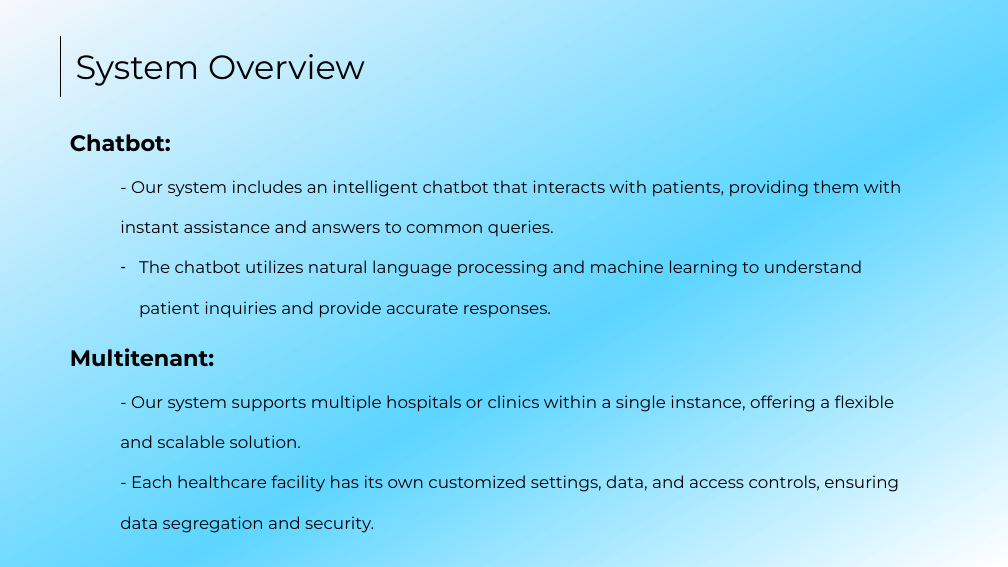
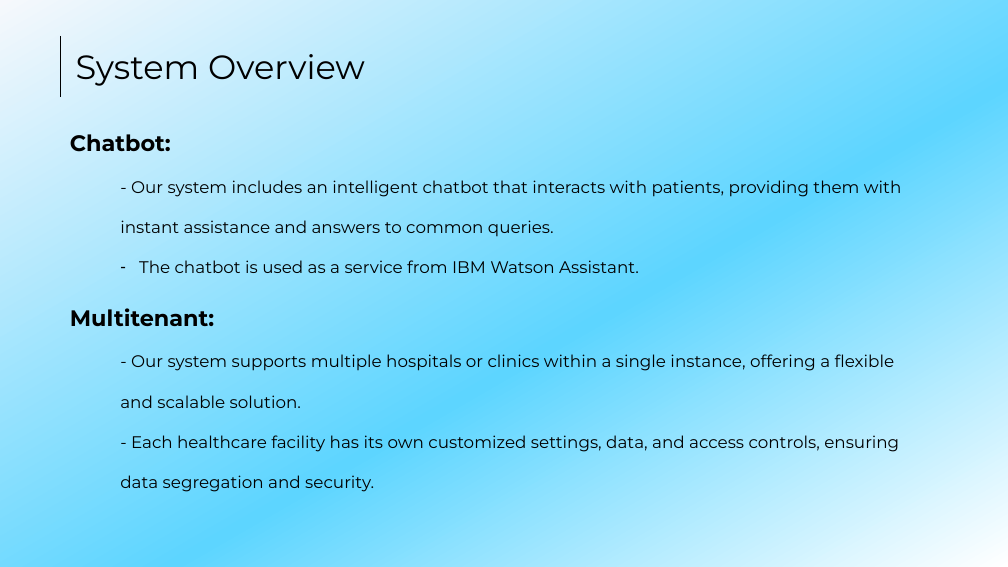
Before and after one commit to MediBooki/Documetion-files, a slide deck: slide 10 of Presentation/Presentation.pptx. Drawn at 1008x567 pixels with LibreOffice and Linux fonts; fonts in the diff are those of the drawing. Boxes give left, top, right and bottom in pixels: in the first picture for what was removed or moved away, otherwise in the second. Text is boxed around its words. In the diff, an @@ line names an element or a change of style, - is before the commit and + after.

```diff
--- a/Presentation/Presentation.pptx
+++ b/Presentation/Presentation.pptx
@@ text at box(139, 260, 639, 273): text changed @@
-  – The chatbot utilizes natural language processing and machine learning to understand patient inquiries and provide accurate responses.
+  – The chatbot is used as a service from IBM Watson Assistant.
```
Also in this commit, not shown: 3 other slides changed, 1 slide added, 2 other files.
